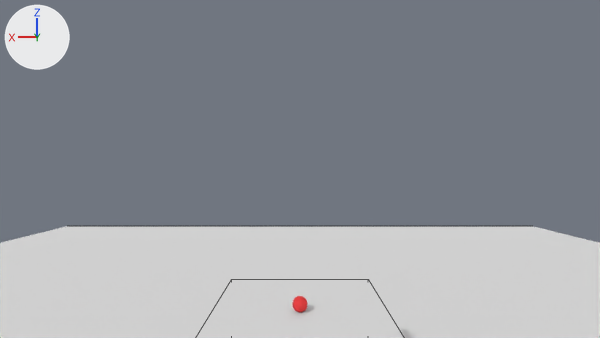
A saved change to the Blender file vl.vlabs.com.ua/models/vlab.base/vlab.base.blend.
The view is the same before and after, from the file's camera 'defaultCamera'. Arrows for +X, +Y and +Z are at upper left; the lights stay in place. Mesh edges are drawn as thin lines on the coarser meshes.
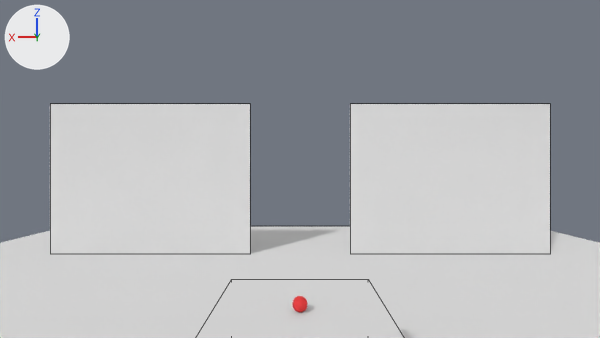
The change, as a list of edits to the scene's bpy script:
```text
Add me_plane_001:
    me_plane_001.from_pydata([(-2.0, 0.0, 3.0), (2.0, 0.0, 3.0), (-2.0, 0.0, 0.0), (2.0, 0.0, 0.0)], [], [(0, 1, 3, 2)])
    me_plane_001.materials.append(mat_material)  # its picture is missing
Add ob_wall1:
    ob_wall1 = bpy.data.objects.new('wall1', me_plane_001)
    ob_wall1.location = (3.0, -4.0, 0.0)
Add ob_wall2:
    ob_wall2 = bpy.data.objects.new('wall2', me_plane_001.copy())
    ob_wall2.location = (-3.0, -4.0, 0.0)
```

Location of each change, (x1, y1, x2, y2) in pixels of the pictures (600 x 338 px):
'wall2', added: after (350, 104, 550, 254)
'wall1', added: after (50, 104, 250, 254)
